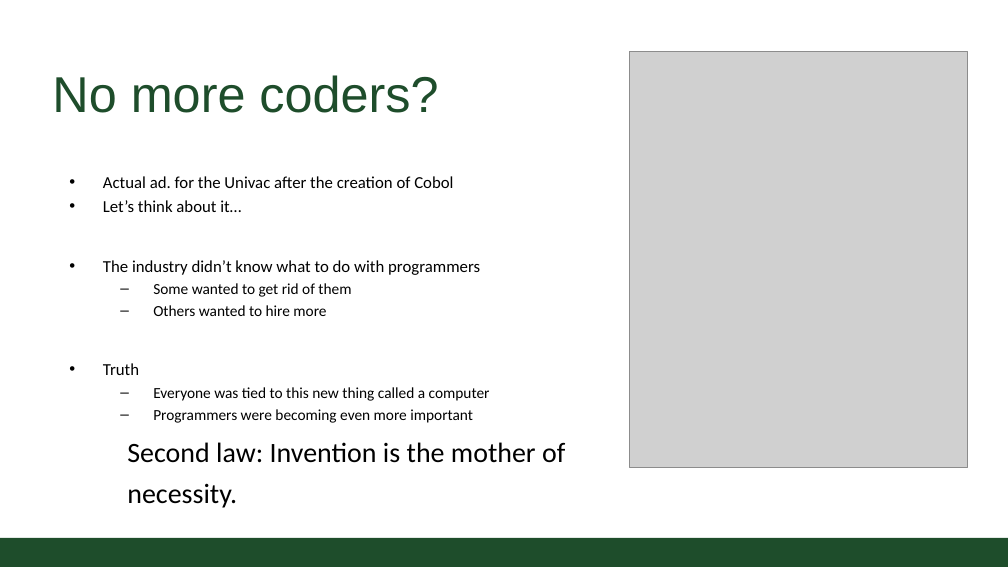
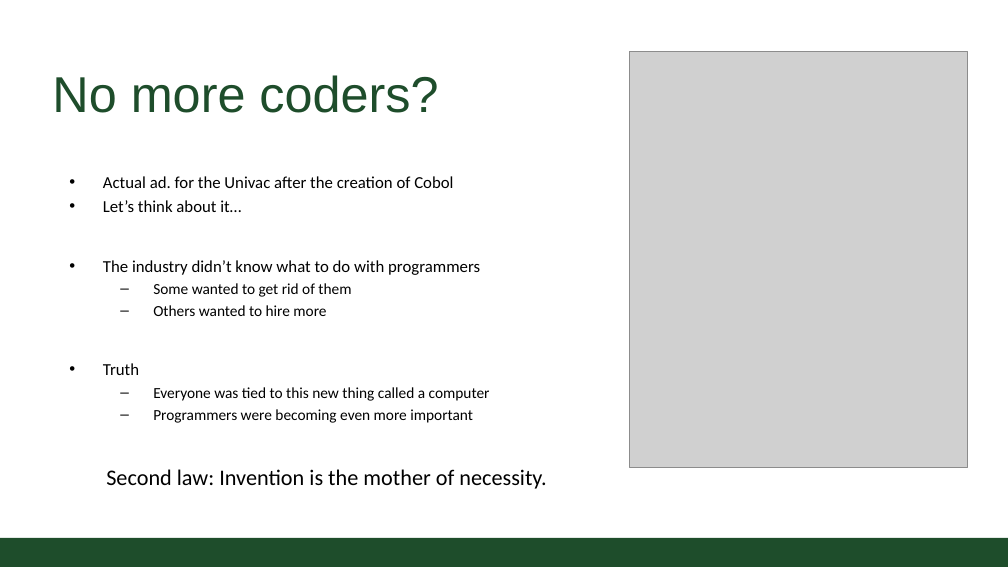
Before and after one commit to CSU-CS150B/handouts, a slide deck: slide 5 of Slides/On-Campus/03_02_Logic-Conditionals.pptx. Drawn at 1008x567 pixels with LibreOffice and Linux fonts; fonts in the diff are those of the drawing; grey boxes stand for pictures; background and template pictures are left out. Boxes give left, top, right and bottom in pixels: in the first picture for what was removed or moved away, otherwise in the second. Text is boxed around its words. In the diff, an @@ line names an element or a change of style, - is before the commit and + after.

```diff
--- a/Slides/On-Campus/03_02_Logic-Conditionals.pptx
+++ b/Slides/On-Campus/03_02_Logic-Conditionals.pptx
@@ text "Second law: Invention is the ...": place and size @@
-text "Second law: Invention is the ..." at <box>127,442,565,508</box>
+text "Second law: Invention is the ..." at <box>106,469,546,489</box>
@@ text "Second law: Invention is the ..." at <box>106,469,546,489</box>: size 30.2 to 24 pt @@
```
Also in this commit, not shown: 2 other slides changed, 1 other file.
